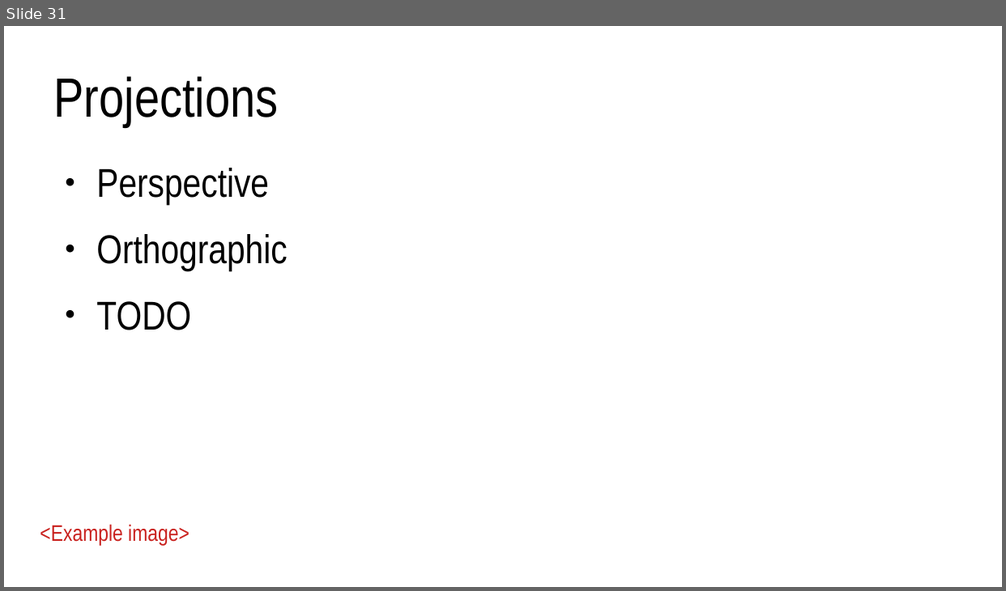
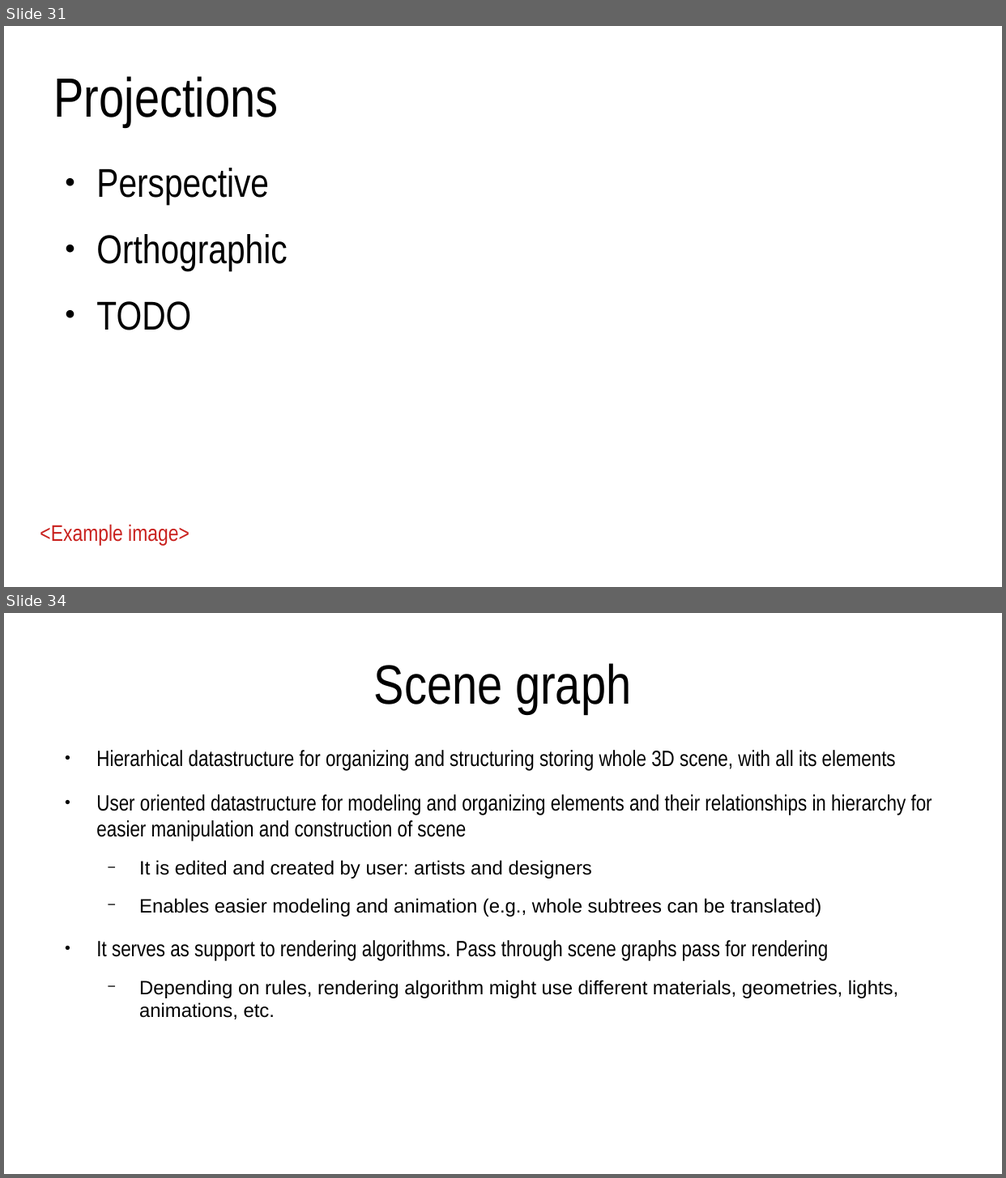
Before and after one commit to lorentzo/IntroductionToComputerGraphics, a slide deck: lectures/3_foundations_3d_scene/3_5_transformations.odp. Shown one above the other, each under a label of ours: slide 31 before the commit, slides 31 and 34 after it; the slides between them are not shown. The pictures are 1006x591 and 1006x1178 pixels, drawn with LibreOffice and Linux fonts; fonts in the diff are those of the drawing. Boxes give left, top, right and bottom in pixels: in the first picture for what was removed or moved away, otherwise in the second. Text is boxed around its words. In the diff, an @@ line names an element or a change of style, - is before the commit and + after.

```diff
--- a/lectures/3_foundations_3d_scene/3_5_transformations.odp
+++ b/lectures/3_foundations_3d_scene/3_5_transformations.odp
@@ slide 34 added at (4, 613, 1002, 1174), background #FFFFFF @@
@@ title added at (374, 663, 631, 714), 44 pt, text #000000 @@
+Scene graph
@@ text added at (96, 750, 932, 1020), 17.6 pt, text #000000 @@
+● Hierarhical datastructure for organizing and structuring storing whole 3D scene, with all its elements
+● User oriented datastructure for modeling and organizing elements and their relationships in hierarchy for easier manipulation and construction of scene
+  − It is edited and created by user: artists and designers
+  − Enables easier modeling and animation (e.g., whole subtrees can be translated)
+● It serves as support to rendering algorithms. Pass through scene graphs pass for rendering
+  − Depending on rules, rendering algorithm might use different materials, geometries, lights, animations, etc.
```
Also in this commit, not shown: 1 slide changed, 12 other slides added, 4 other files.
